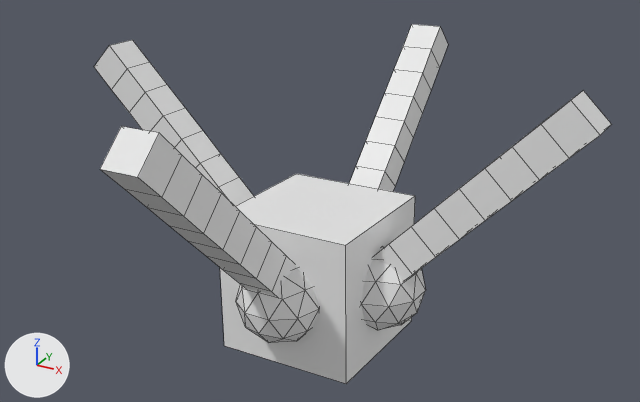
Before and after pictures for a commit that changed the Blender file Spider Walk Animation.blend.
Camera for both pictures: a 50 mm camera at (25.11, -9.94, 8.13) aimed at (19.64, 0.01, 3.16). Every picture has the same lights, and +X, +Y and +Z are marked at lower left. Mesh edges are drawn as thin lines.

Names of what the first picture shows: 'Body', 'Icosphere.002', 'Icosphere.003', 'Leg', 'Leg.001', 'Leg.002', 'Leg.003'.
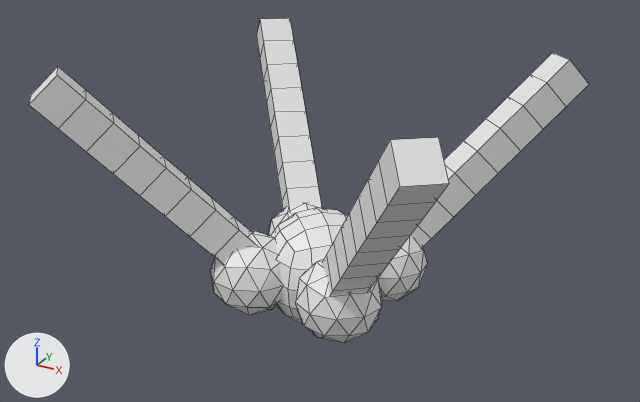
ob_character_controller is not drawn itself; it is the parent of ob_body, ob_direction_controller.

Where the change shows, as pixel boxes [x1, y1, x2, y2] in the pictures (640 x 402 px):
'Body', modifiers changed, turned: before [220, 174, 415, 384]; after [271, 208, 347, 324]
'Leg.002', turned: before [374, 91, 611, 281]; after [321, 137, 449, 296]
'Leg.003', turned: before [100, 126, 296, 297]; after [29, 67, 257, 264]
'Leg.001', turned: before [349, 24, 448, 192]; after [409, 53, 589, 248]
'Leg', turned: before [94, 40, 253, 206]; after [257, 18, 322, 210]
'Icosphere.003', turned: before [236, 268, 319, 343]; after [210, 231, 282, 315]
'Icosphere.002', turned: before [361, 246, 426, 330]; after [295, 259, 382, 343]
'Icosphere.001', turned (not visible before): after [378, 237, 428, 301]
'Icosphere', turned (not visible before): after [268, 203, 324, 236]

Diff of the bpy script that builds the scene:
```diff
--- a/Spider Walk Animation.blend.py
+++ b/Spider Walk Animation.blend.py
@@ ob_body @@
 ob_body.rotation_euler = (-0.0362, -0.0362, -0.0362)  # degrees (-2.1, -2.1, -2.1)
+_m = ob_body.modifiers.new('Subdivision', 'SUBSURF')
+_m.levels = 2
@@ ob_character_controller @@
 ob_character_controller.location = (19.82, 0.0, 0.0)
+ob_character_controller.rotation_euler = (0.0, 0.0, -0.785)  # degrees (0, 0, -45)
```
